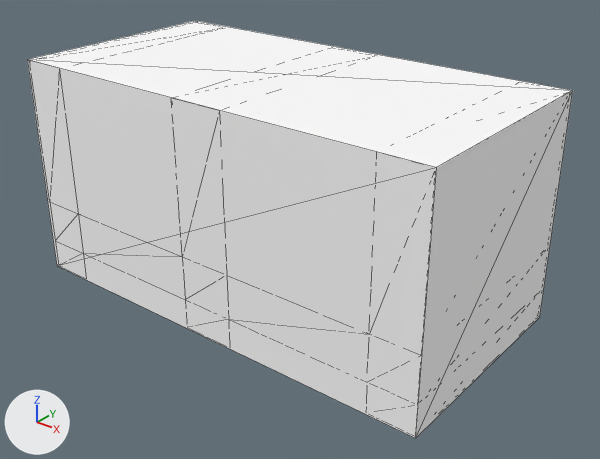
Two versions of the glTF model docs/base/@vl2/shapes.vl2/shapes/stackable3l.glb, one commit apart.
Camera for both pictures: a 50 mm camera at (6.35, -7.61, 5.72) aimed at (0.3, -0.05, 1.03). Arrows for +X, +Y and +Z are at lower left; the lights stay in place. The first picture is the older version. Mesh edges are drawn as thin lines. Vertices at exactly the same position are counted once.

In view in the first picture: 'StaticMesh'.
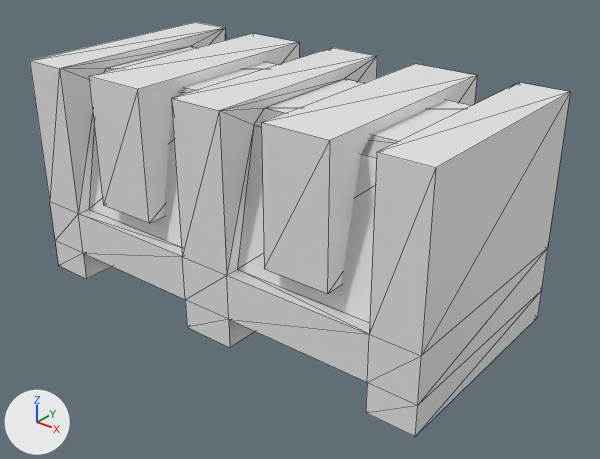
Location of each change, (x1, y1, x2, y2) in pixels of the pictures (600 x 459 px):
'StaticMesh', recoloured, reshaped
    before: (27, 21, 573, 438)
    after: (30, 22, 570, 436)
part 1 of me_staticmesh, deleted
    before: (27, 21, 573, 438)

Edits to the bpy script that builds the scene:
```text
Change mat_stackable3l:
    mat_stackable3l.base_color: (1.0, 1.0, 1.0) -> (0.8, 0.8, 0.8)  # white #ffffff -> white #e7e7e7
Change me_staticmesh:
    used by ob_staticmesh; location = (0.0, 0.0, 0.0)
    remove me_staticmesh.from_pydata(...)  # 96 vertices, 176 faces; spans x -3.02..3.02, y -1.52..1.52, z 0.0..3.02
    remove me_staticmesh.materials.append(mat_unassigned)  # white #ffffff
    add me_staticmesh.from_pydata(...)  # 88 vertices, 164 faces; spans x -3.0..3.0, y -1.5..1.5, z 0.0..3.0
    me_staticmesh part 1: the loose piece of 8 vertices spanning x -3.02..3.02, y -1.52..1.52, z 0.0..3.02 is deleted
```
